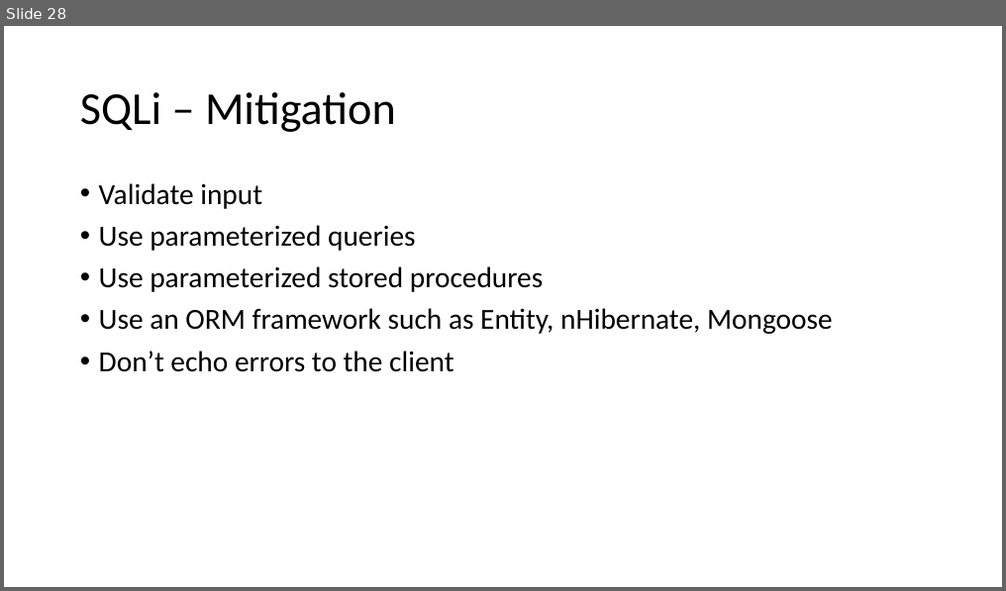
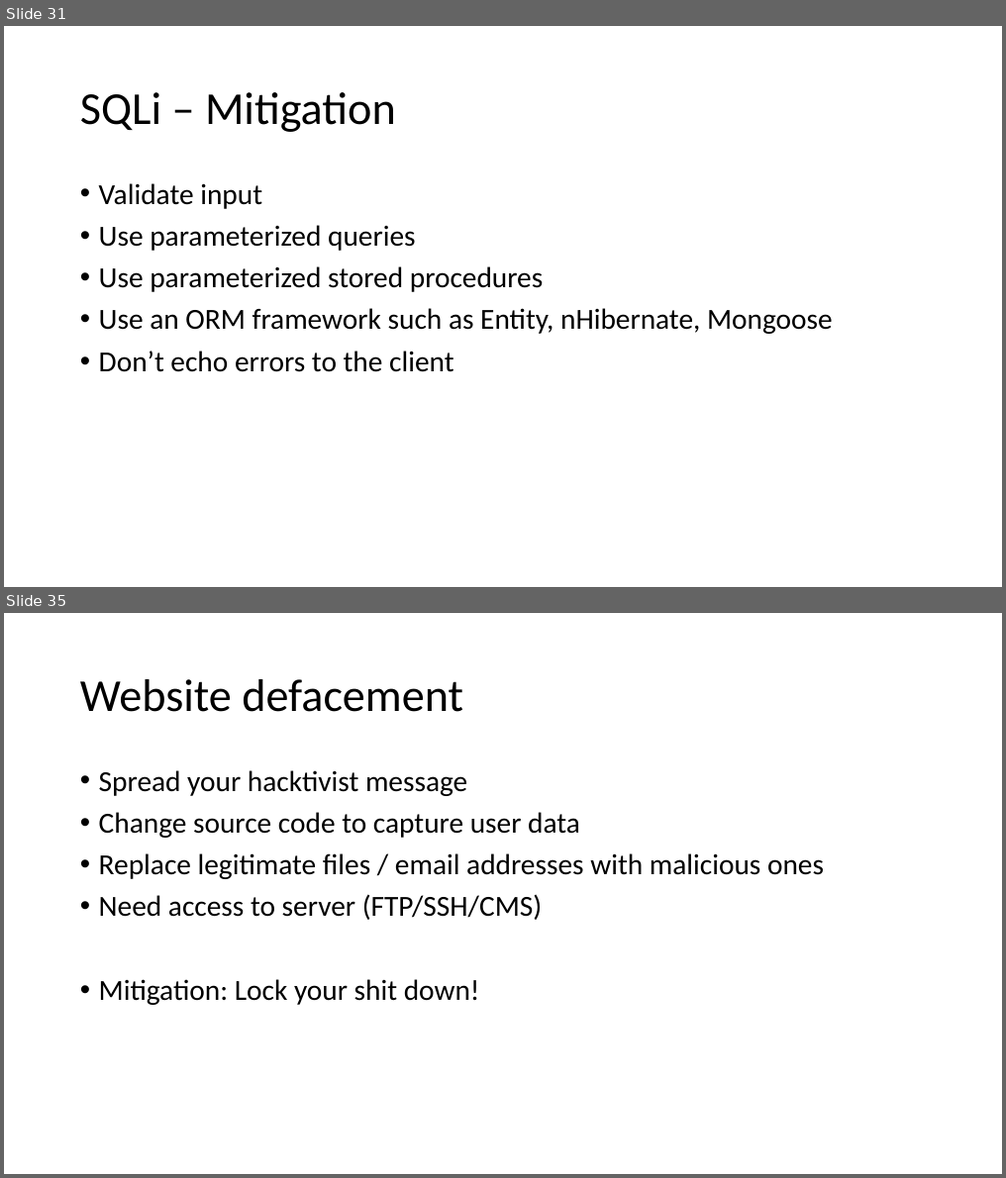
Before and after one commit to koga73/security-test, a slide deck: documents/Ethical_Hacking_101.pptx. Shown one above the other, each under a label of ours: slide 28 before the commit, slides 31 and 35 after it; the slides between them are not shown. The pictures are 1006x591 and 1006x1178 pixels, drawn with LibreOffice and Linux fonts; fonts in the diff are those of the drawing. Boxes give left, top, right and bottom in pixels: in the first picture for what was removed or moved away, otherwise in the second. Text is boxed around its words. In the diff, an @@ line names an element or a change of style, - is before the commit and + after.

```diff
--- a/documents/Ethical_Hacking_101.pptx
+++ b/documents/Ethical_Hacking_101.pptx
@@ slide 35 added at (4,613,1002,1174), background #FFFFFF @@
@@ title added at (80,679,463,712), 44 pt, text #000000 @@
+Website defacement
@@ text added at (99,770,824,1005), 28 pt, text #000000 @@
+• Spread your hacktivist message
+• Change source code to capture user data
+• Replace legitimate files / email addresses with malicious ones
+• Need access to server (FTP/SSH/CMS)
+• Mitigation: Lock your shit down!
@@ what was slide 28 is now slide 31 @@
```
Also in this commit, not shown: 4 slides changed, 9 other slides added.
